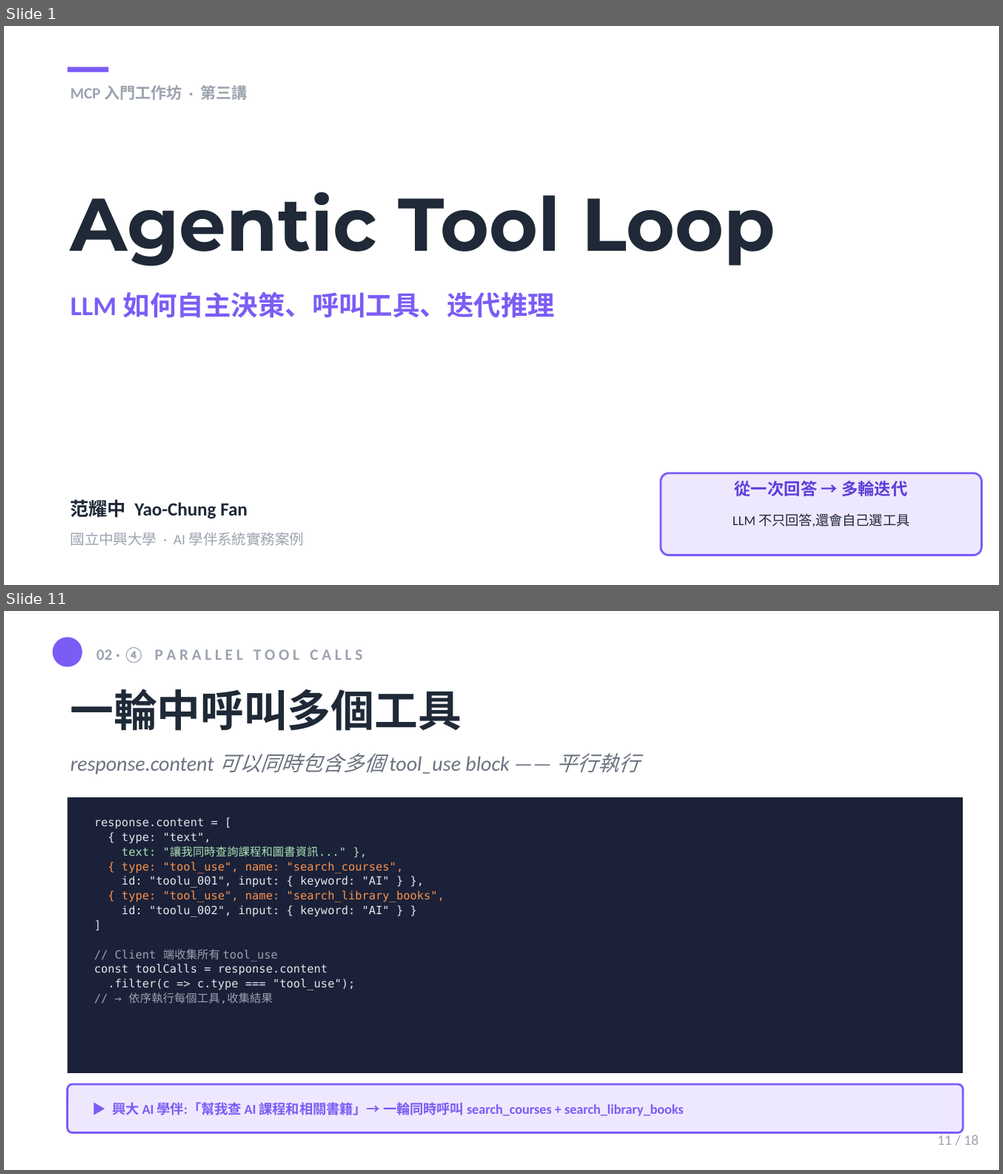
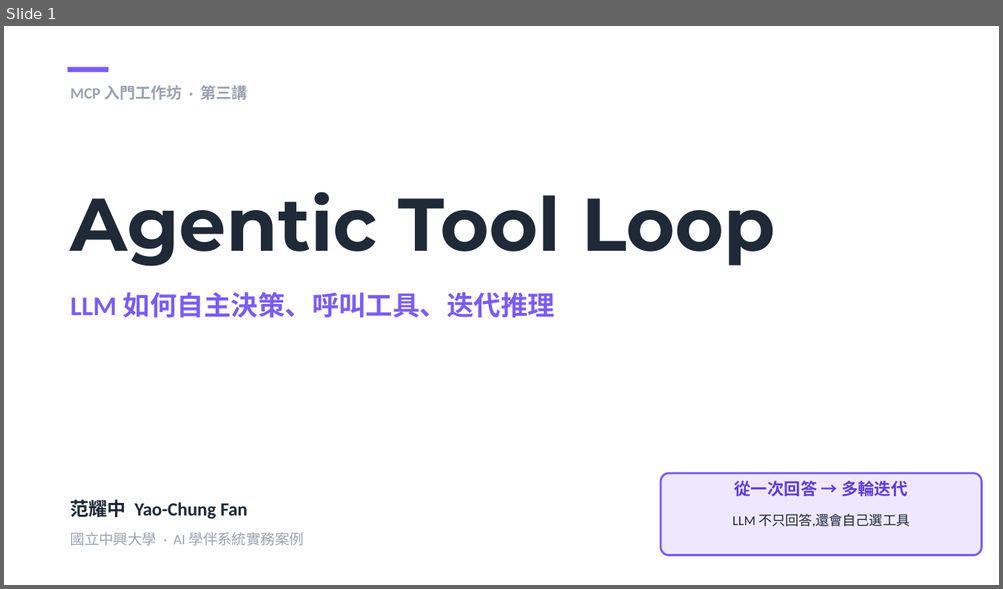
Before and after one commit to mjib007/nchu-mcp-workshop-2026, a slide deck: 03-agentic-tool-loop.pptx. Shown one above the other, each under a label of ours: slides 1 and 11 before the commit, slide 1 after it; the slides between them are not shown. The pictures are 1003x1174 and 1003x589 pixels, drawn with LibreOffice and Linux fonts; fonts in the diff are those of the drawing. Boxes give left, top, right and bottom in pixels: in the first picture for what was removed or moved away, otherwise in the second. Text is boxed around its words. In the diff, an @@ line names an element or a change of style, - is before the commit and + after.

```diff
--- a/03-agentic-tool-loop.pptx
+++ b/03-agentic-tool-loop.pptx
@@ slide 11 removed at (4,611,999,1170), background #FFFFFF @@
@@ rectangle removed at (4,611,999,1170) @@
@@ ellipse removed at (53,637,82,667) @@
@@ text removed at (96,647,362,663) @@
-02 · ④ P A R A L L E L T O O L C A L L S
@@ text removed at (71,689,461,731) @@
-一輪中呼叫多個工具
@@ text removed at (71,753,640,775) @@
-response.content 可以同時包含多個 tool_use block —— 平行執行
@@ rectangle removed at (68,798,963,1073) @@
@@ text removed at (94,818,444,1004) @@
-response.content = [
-{ type: "text",
-text: "讓我同時查詢課程和圖書資訊..." },
-{ type: "tool_use", name: "search_courses",
-id: "toolu_001", input: { keyword: "AI" } },
-{ type: "tool_use", name: "search_library_books",
-id: "toolu_002", input: { keyword: "AI" } }
-]
-// Client 端收集所有 tool_use
-const toolCalls = response.content
-.filter(c => c.type === "tool_use");
-// → 依序執行每個工具,收集結果
@@ rounded rectangle removed at (68,1085,963,1133) @@
@@ text removed at (112,1102,683,1116) @@
-▶ 興大 AI 學伴:「幫我查 AI 課程和相關書籍」→ 一輪同時呼叫 search_courses + search_library_books
@@ text removed at (937,1133,979,1145) @@
-11 / 18
```
Also in this commit, not shown: 5 slides changed, 2 slides added, 11 other slides removed, 1 other file.
